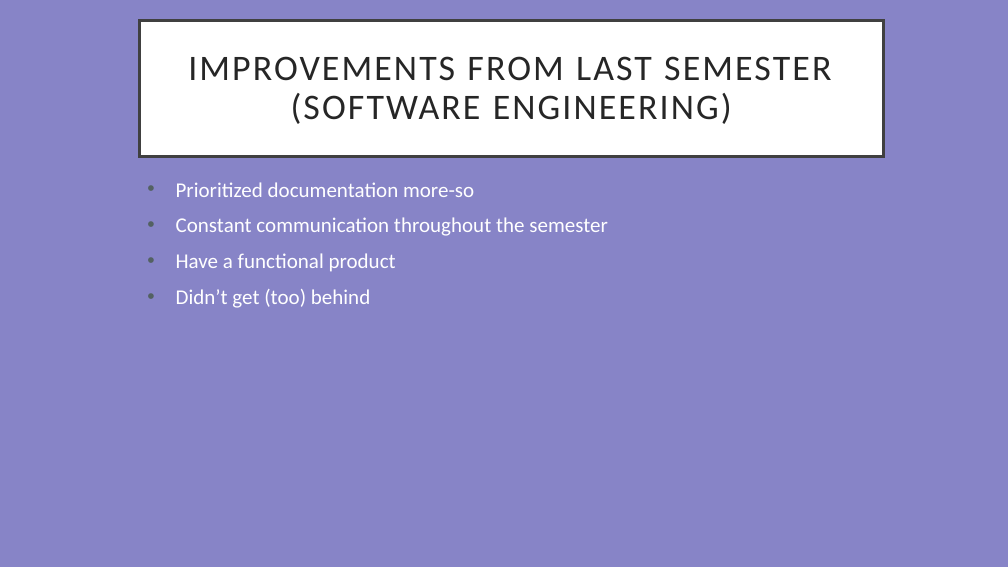
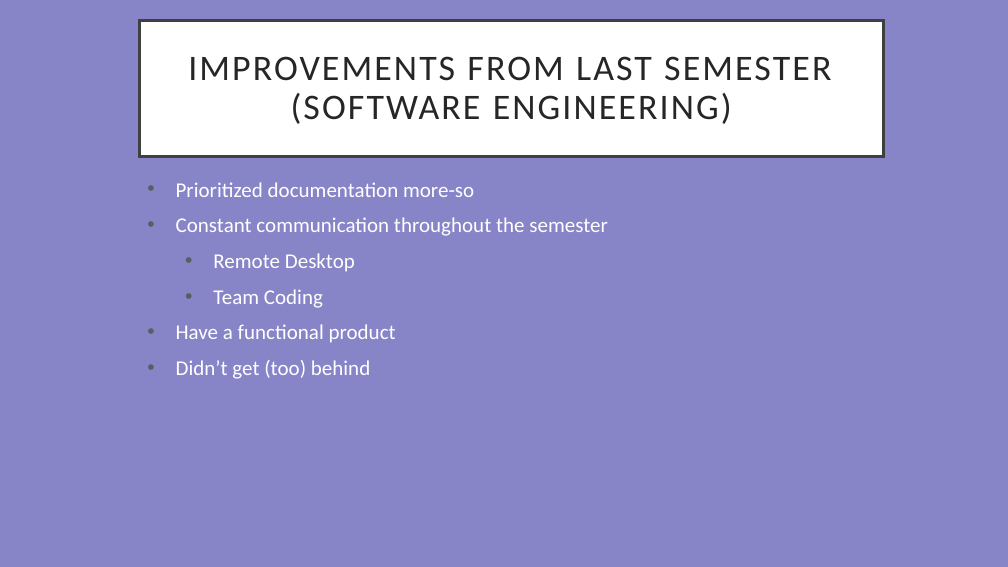
Before and after one commit to Thatawesomeguy4/FiddlePracticeAppCPSC4910, a slide deck: slide 10 of Fid'Lin Final Presentation.pptx (slide 4 before the commit). Drawn at 1008x567 pixels with LibreOffice and Linux fonts; fonts in the diff are those of the drawing. Boxes give left, top, right and bottom in pixels: in the first picture for what was removed or moved away, otherwise in the second. Text is boxed around its words. In the diff, an @@ line names an element or a change of style, - is before the commit and + after.

Commit message:
updated final presentation

```diff
--- a/Fid'Lin Final Presentation.pptx
+++ b/Fid'Lin Final Presentation.pptx
@@ subtitle at (213,253,355,308): paragraphs added @@
+  • Remote Desktop
+  • Team Coding
```
Also in this commit, not shown: 1 other slide changed, 7 slides added, 1 slide removed.
